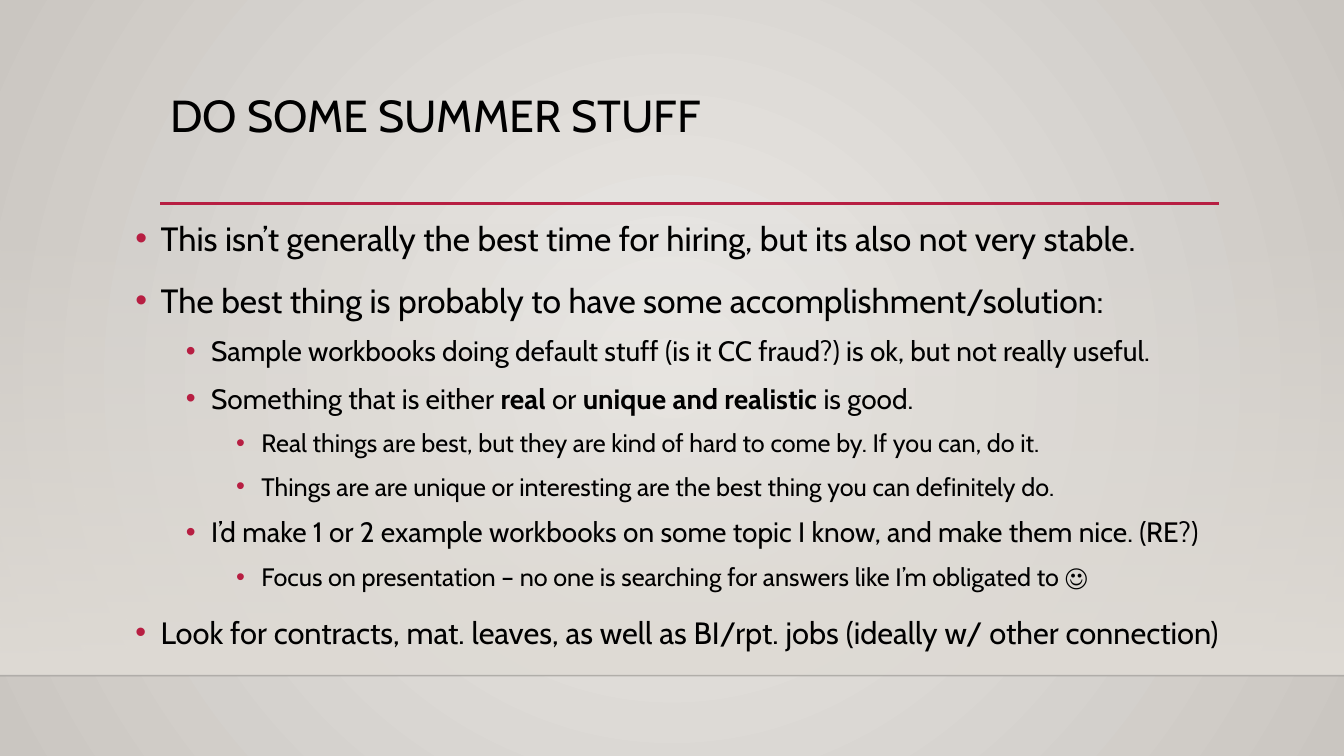
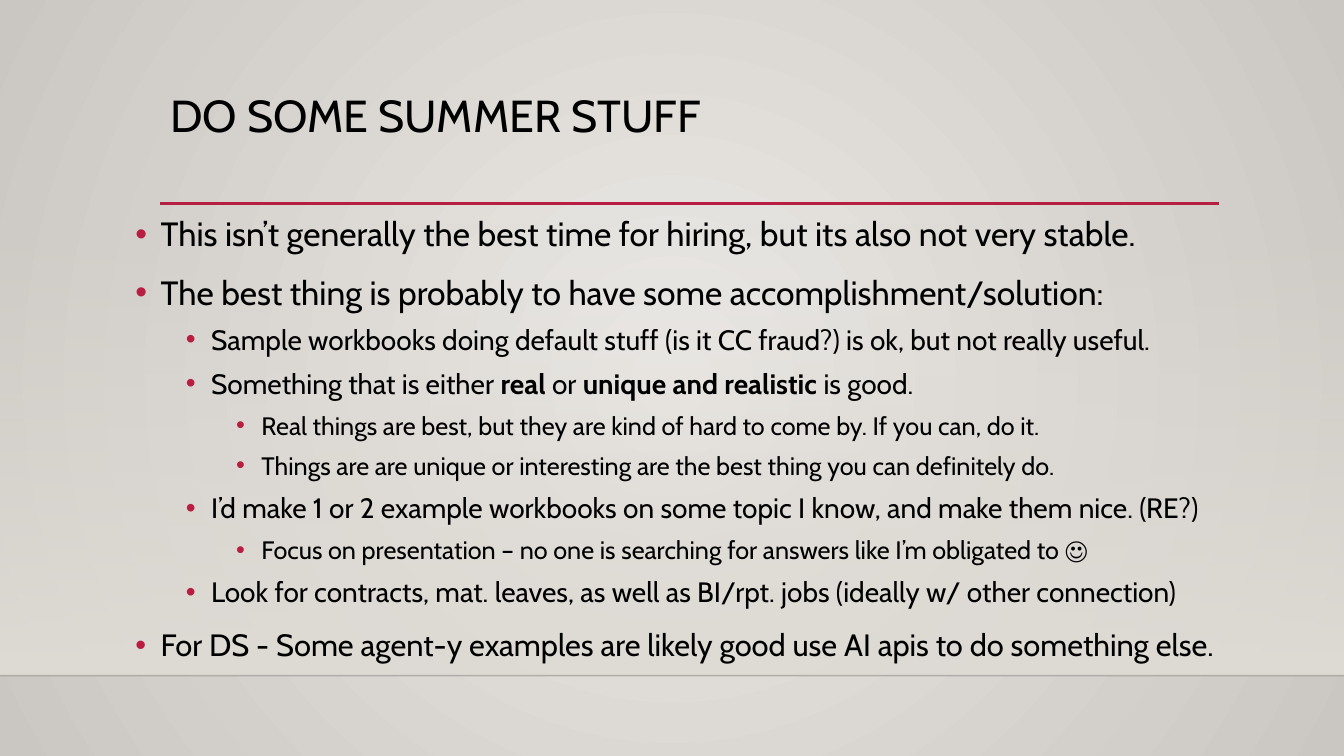
Before and after one commit to AkeemSemperDataScience/Intro_to_Machine_Learning_Students, a slide deck: slide 36 of reference_content/Slides/text_gen_lstm.pptx (slide 22 before the commit). Drawn at 1344x756 pixels with LibreOffice and Linux fonts; fonts in the diff are those of the drawing; background and template pictures are left out. Boxes give left, top, right and bottom in pixels: in the first picture for what was removed or moved away, otherwise in the second. Text is boxed around its words. In the diff, an @@ line names an element or a change of style, - is before the commit and + after.

```diff
--- a/reference_content/Slides/text_gen_lstm.pptx
+++ b/reference_content/Slides/text_gen_lstm.pptx
@@ text at bbox=[161, 220, 1198, 609]: size 22 to 20 pt in "Look for contracts, mat. leaves, as well ..."; line spacing 1.2 to 1.1; list level 1 to 2 in "Look for contracts, mat. leaves, ..." @@
@@ text at bbox=[161, 633, 1214, 663]: paragraph added @@
+• For DS - Some agent-y examples are likely good use AI apis to do something else.
```
Also in this commit, not shown: 7 other slides changed, 14 slides added, 3 other files.
